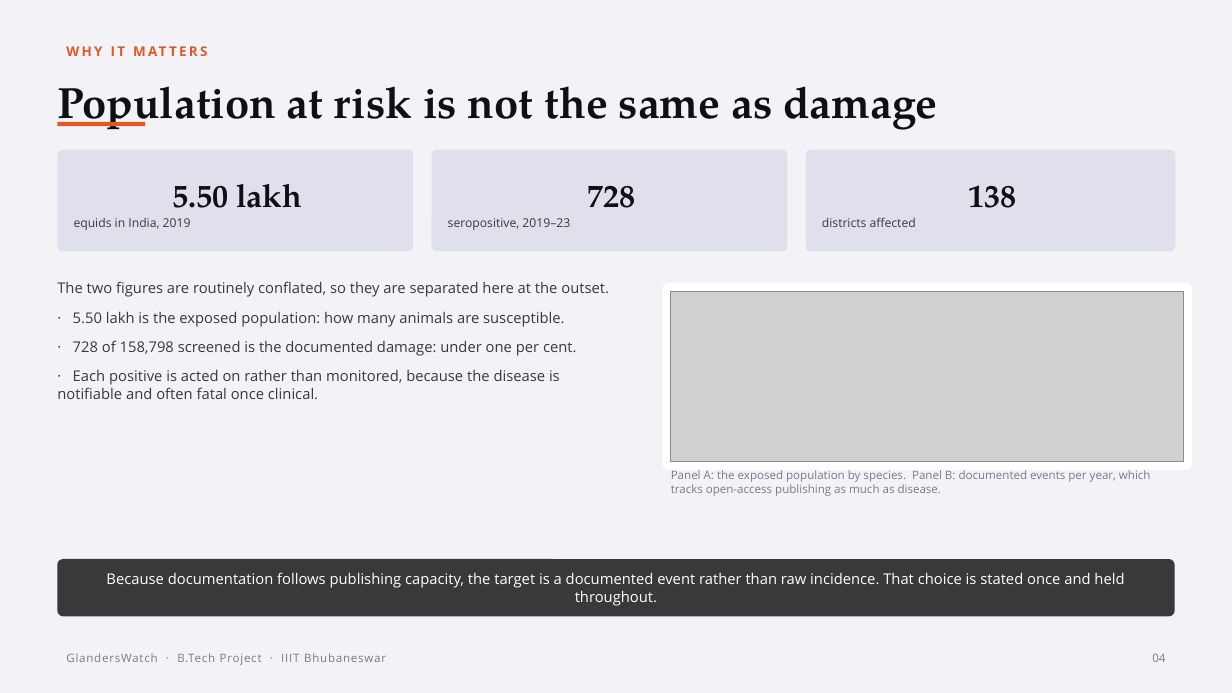
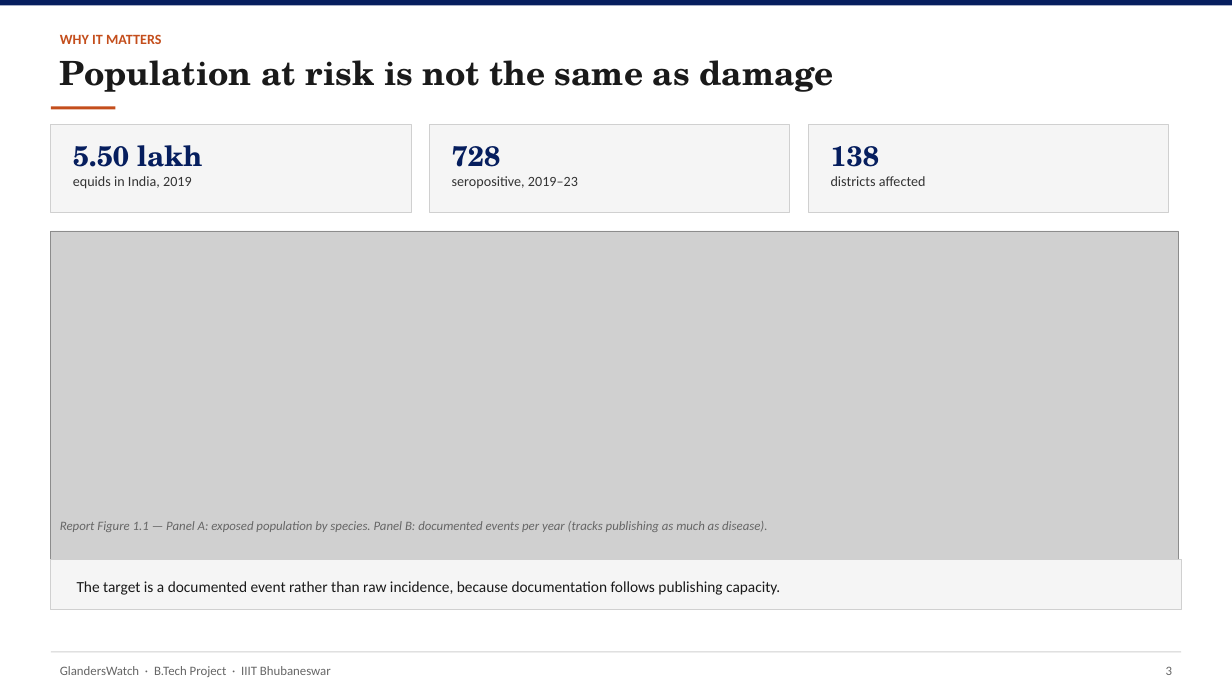
Before and after one commit to YuvrajSingh-mist/glandersWatch, a slide deck: slide 4 of slides/GlandersWatch_Deck.pptx. Drawn at 1232x693 pixels with LibreOffice and Linux fonts; fonts in the diff are those of the drawing; grey boxes stand for pictures. Boxes give left, top, right and bottom in pixels: in the first picture for what was removed or moved away, otherwise in the second. Text is boxed around its words. In the diff, an @@ line names an element or a change of style, - is before the commit and + after.

Commit message:
Simplify deck design and use report-exported figures only
Replace decorative pipeline art with charts cropped from Final_v2,
flatten the visual style to white slides with navy accents, and keep
IIIT logo as the only non-report image.

```diff
--- a/slides/GlandersWatch_Deck.pptx
+++ b/slides/GlandersWatch_Deck.pptx
@@ rectangle removed at [0,0,1232,693] @@
@@ rectangle added at [0,0,1232,6], fill #061E5E @@
@@ text "WHY IT MATTERS" at [60,34,161,44]: size 10.5 to 11 pt, font Open Sans to Calibri, text colour #E25822 to #C44E1C, letter spacing 1.8 to 0 pt @@
@@ text "Population at risk is not ...": place and size @@
-text "Population at risk is not ..." at [57,86,937,130]
+text "Population at risk is not ..." at [60,60,833,92]
@@ text "Population at risk is not ..." at [60,60,833,92]: size 34 to 26 pt, font TeX Gyre Pagella to TeX Gyre Schola, text colour #101014 to #1A1A1A @@
@@ rectangle: place and size @@
-rectangle at [57,122,145,126]
+rectangle at [51,106,116,110]
@@ rectangle at [51,106,116,110]: fill #E25822 to #C44E1C @@
@@ rectangle added at [51,125,411,213], fill #F5F5F5, outline #D0D0D0 0.75 pt @@
@@ text "5.50 lakh": place and size @@
-text "5.50 lakh" at [57,150,413,251]
+text "5.50 lakh" at [73,145,202,189]
@@ text "5.50 lakh" at [73,145,202,189]: size 25 to 22 pt, font TeX Gyre Pagella to TeX Gyre Schola, text colour #101014 to #061E5E in "5.50 lakh"; size 9.5 to 11 pt, font Open Sans to Calibri, text colour #39393C to #333333 in "equids in India, 2019"; alignment centre to left; less space between paragraphs; vertical alignment middle to top; fill #E0E0EC to none @@
@@ rectangle added at [430,125,790,213], fill #F5F5F5, outline #D0D0D0 0.75 pt @@
@@ text "728": place and size @@
-text "728" at [432,150,787,251]
+text "728" at [452,146,578,188]
@@ text "728" at [452,146,578,188]: size 25 to 22 pt, font TeX Gyre Pagella to TeX Gyre Schola, text colour #101014 to #061E5E in "728"; size 9.5 to 11 pt, font Open Sans to Calibri, text colour #39393C to #333333 in "seropositive, 2019–23"; alignment centre to left; less space between paragraphs; vertical alignment middle to top; fill #E0E0EC to none @@
@@ rectangle added at [809,125,1169,213], fill #F5F5F5, outline #D0D0D0 0.75 pt @@
@@ text "138": place and size @@
-text "138" at [806,150,1176,251]
+text "138" at [831,146,926,186]
@@ text "138" at [831,146,926,186]: size 25 to 22 pt, font TeX Gyre Pagella to TeX Gyre Schola, text colour #101014 to #061E5E in "138"; size 9.5 to 11 pt, font Open Sans to Calibri, text colour #39393C to #333333 in "districts affected"; alignment centre to left; less space between paragraphs; vertical alignment middle to top; fill #E0E0EC to none @@
@@ picture added at [51,231,1178,606] @@
@@ text removed at [57,281,609,399] @@
-The two figures are routinely conflated, so they are separated here at the outset.
-· 5.50 lakh is the exposed population: how many animals are susceptible.
-· 728 of 158,798 screened is the documented damage: under one per cent.
-· Each positive is acted on rather than monitored, because the disease is notifiable and often fatal once clinical.
@@ rounded rectangle removed at [663,283,1192,470] @@
@@ picture removed at [671,291,1184,462] @@
@@ text at [60,521,767,532]: text changed; size 9 to 10 pt; font Open Sans to Calibri; text colour #7A7A84 to #666666; italic on @@
-Panel A: the exposed population by species. Panel B: documented events per year, which tracks open-access publishing as much as disease.
+Report Figure 1.1 — Panel A: exposed population by species. Panel B: documented events per year (tracks publishing as much as disease).
@@ rectangle added at [51,559,1181,610], fill #F5F5F5, outline #D0D0D0 0.75 pt @@
@@ text "The target is a documented ...": place and size @@
-text "The target is a documented ..." at [57,559,1175,616]
+text "The target is a documented ..." at [77,581,780,595]
@@ text "The target is a documented ..." at [77,581,780,595]: fill #39393C to none @@
@@ text at [77,581,780,595]: text changed; size 11.5 to 12 pt; font Open Sans to Calibri; text colour #FFFFFF to #1A1A1A @@
-Because documentation follows publishing capacity, the target is a documented event rather than raw incidence. That choice is stated once and held throughout.
+The target is a documented event rather than raw incidence, because documentation follows publishing capacity.
@@ text "GlandersWatch · B.Tech Project · ...": place and size @@
-text "GlandersWatch · B.Tech Project · ..." at [66,653,386,665]
+text "GlandersWatch · B.Tech Project · ..." at [60,666,331,677]
@@ text "GlandersWatch · B.Tech Project · ..." at [60,666,331,677]: size 9 to 10 pt, font Open Sans to Calibri, text colour #7A7A84 to #666666, letter spacing 0.6 to 0 pt @@
@@ rectangle added at [51,652,1181,653], fill #D0D0D0 @@
@@ text removed at [1152,653,1165,662] @@
-04
@@ text added at [1166,667,1172,675], 10 pt, text #666666 @@
+3
```
Also in this commit, not shown: 16 other slides changed, 6 slides added, 7 slides removed, 14 other files.
